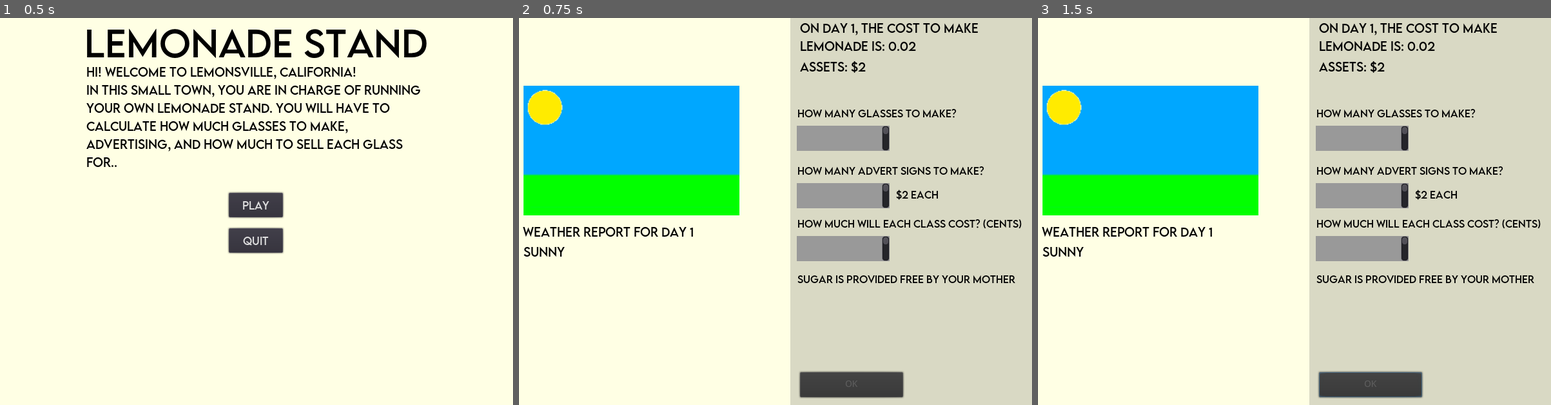
Above: before the commit, frames 1-3 (left to right).
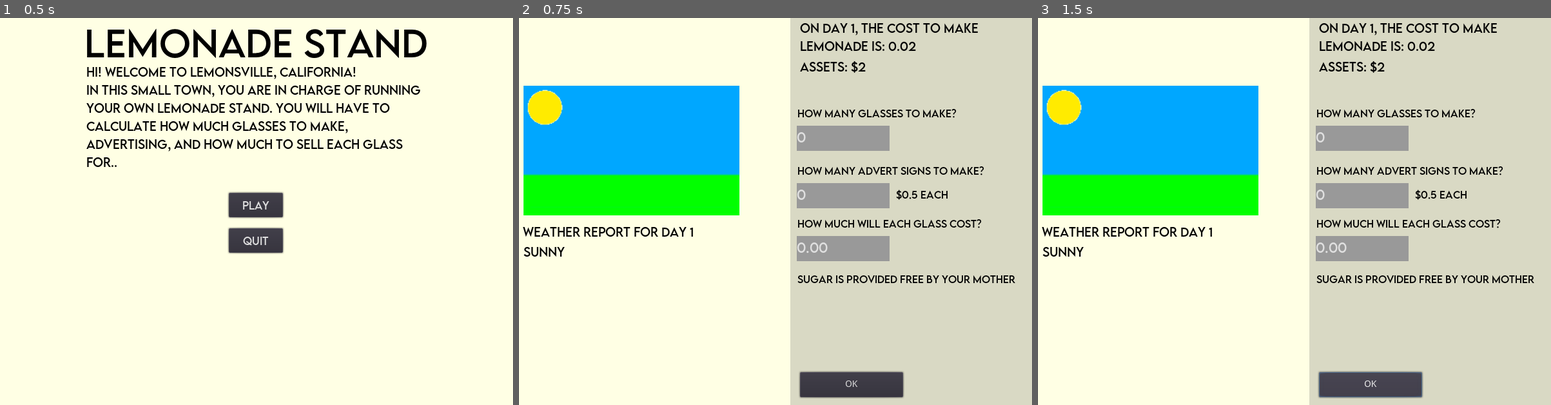
Above: after the commit, the same moments.

Repository: Boyquotes/GodotLemonade
Game: Godot game, scene res://scenes/Main.tscn
The game is run twice, just before and just after one commit, with the same random seed, the same clock (stepped at 60 frames per second) and the same inputs.
Inputs (mouse positions are in pixels of both pictures, inside the frame that each line leads up to):
- Up to frame 1 (0.5 s): no input
- Up to frame 2 (0.75 s): click "PLAY" at 0.5 s
- Up to frame 3 (1.5 s): click (1371, 385) at 1.25 s, where only the run after the commit has a clickable "OK"

Frame 1 is identical in both runs. In frame 2, 0.7% of the frame differs, in the area x 54-98%, y 27-96%; in frame 3, 0.7%.
Error after the commit: Division By Zero in operator '%'. (res://Main.gd:49)

Commit message:
fixed math (for now, again..) and couple other thigns

Diff:
--- a/Main.gd
+++ b/Main.gd
@@ -17,6 +17,7 @@
 		$UI/dayContainer/price/button.disabled = false
 
 func startDay():
+	Global.profit = 0
 	Global.currDay += 1
 	$UI/dayContainer/sunny.visible = false
 	$UI/dayContainer/sunnydry.visible = false
@@ -34,8 +35,6 @@
 		$UI/dayContainer/cloudy.visible = true
 
 func _on_button_pressed():
-		if $UI/dayContainer/price/advertTxt.text <= "0":
-			Global.cost = Global.costToMake * int($UI/dayContainer/price/makeTxt.text)
 		Global.cost = Global.costToMake * int($UI/dayContainer/price/makeTxt.text) + int($UI/dayContainer/price/advertTxt.text) * Global.advertCost
 		Global.sellPrice = float($UI/dayContainer/price/costTxt.text) * int($UI/dayContainer/price/makeTxt.text)
 		print(Global.cost)
@@ -44,20 +43,44 @@
 
 func finaceReport():
 	Global.assets -= Global.cost
-	if $UI/dayContainer/weatherLbl.text == "sunny and dry":
-		if Global.sellPrice >= 0.90:
-			Global.sellPrice = rand_range(0.10,0.45)
-			Global.assets += Global.sellPrice - randi()%3+1
+	if $UI/dayContainer/weatherLbl.text == "sunny and dry" || $UI/dayContainer/weatherLbl.text == "sunny":
+		if Global.sellPrice <= 0.15:
+			Global.sellPrice = rand_range(0.02,0.15)
+			Global.glassesSold = randi()%int($UI/dayContainer/price/makeTxt.text)+3
+			Global.assets += Global.sellPrice * int($UI/dayContainer/price/makeTxt.text) - randi()%3+1
+		else:
+			Global.sellPrice = float($UI/dayContainer/price/costTxt.text)
+			Global.glassesSold = randi()%int($UI/dayContainer/price/makeTxt.text)+7
+			Global.assets += Global.sellPrice * int($UI/dayContainer/price/makeTxt.text) - randi()%4+1
+		showStats()
+	else:
+		Global.sellPrice = rand_range(0.01, 0.05)
 	print(Global.sellPrice)
+	Global.glassesSold = randi()%int($UI/dayContainer/price/makeTxt.text)+5
+	if Global.glassesSold != int($UI/dayContainer/price/makeTxt.text):
+		Global.profit -= rand_range(0.01, 0.05)
 	print(str(Global.preSell) + "yyy")
-	Global.profit = Global.assets - Global.preSell
+	if int($UI/dayContainer/price/makeTxt.text) <= 0:
+		Global.profit = 0
+	else:
+		Global.profit = Global.assets - Global.preSell
 	print(Global.profit)
+	Global.assets += Global.sellPrice * int($UI/dayContainer/price/makeTxt.text) - randi()%6+1
+	showStats()
+	if Global.assets <= 0:
+		handleBankru()
+
+func showStats():
+	if Global.glassesSold > int($UI/dayContainer/price/makeTxt.text):
+		Global.glassesSold = int($UI/dayContainer/price/makeTxt.text)
+	if int($UI/dayContainer/price/advertTxt.text) >= 1:
+		Global.glassesSold = int($UI/dayContainer/price/makeTxt.text)
 	$UI/dayContainer/financePanel/lblTwo.text = "Profit: $" + str(Global.profit)
 	$UI/dayContainer/financePanel/lblFive.text = "Assets: $" + str(Global.assets)
+	$UI/dayContainer/financePanel/lblThree.text = "Glasses made: " + str($UI/dayContainer/price/makeTxt.text)
+	$UI/dayContainer/financePanel/lblFour.text = "Glasses sold: " + str(Global.glassesSold)
 	$UI/dayContainer/price.visible = false
 	$UI/dayContainer/financePanel.visible = true
-	if Global.assets <= 0:
-		handleBankru()
 
 func _on_quitBtn_pressed():
 	get_tree().quit()
--- a/global.gd
+++ b/global.gd
@@ -2,10 +2,11 @@
 
 var currDay = 0
 var costToMake = 0.02
-var advertCost = 2.00
+var advertCost = 0.50
 var sellPrice = 0
 var assets = 2.00
 var preSell = assets
+var glassesSold = 0
 var cost = 0
 var profit = 0
 var weatherTypes = ["sunny", "sunny and dry", "cloudy"]
--- a/scenes/Main.tscn
+++ b/scenes/Main.tscn
@@ -256,6 +256,7 @@
 custom_fonts/font = SubResource( 11 )
 custom_styles/focus = SubResource( 8 )
 custom_styles/normal = SubResource( 9 )
+text = "0"
 caret_blink = true
 
 [node name="lblFour" type="Label" parent="UI/dayContainer/price"]
@@ -301,6 +302,7 @@
 custom_fonts/font = SubResource( 11 )
 custom_styles/focus = SubResource( 8 )
 custom_styles/normal = SubResource( 9 )
+text = "0"
 caret_blink = true
 
 [node name="lblSix" type="Label" parent="UI/dayContainer/price"]
@@ -315,7 +317,7 @@
 rect_pivot_offset = Vector2( 131, 155 )
 custom_colors/font_color = Color( 0, 0, 0, 1 )
 custom_fonts/font = SubResource( 10 )
-text = "How much will each class cost? (cents)"
+text = "How much will each glass cost?"
 autowrap = true
 
 [node name="lblSeven" type="Label" parent="UI/dayContainer/price"]
@@ -346,6 +348,7 @@
 custom_fonts/font = SubResource( 11 )
 custom_styles/focus = SubResource( 8 )
 custom_styles/normal = SubResource( 9 )
+text = "0.00"
 caret_blink = true
 
 [node name="button" type="Button" parent="UI/dayContainer/price"]
